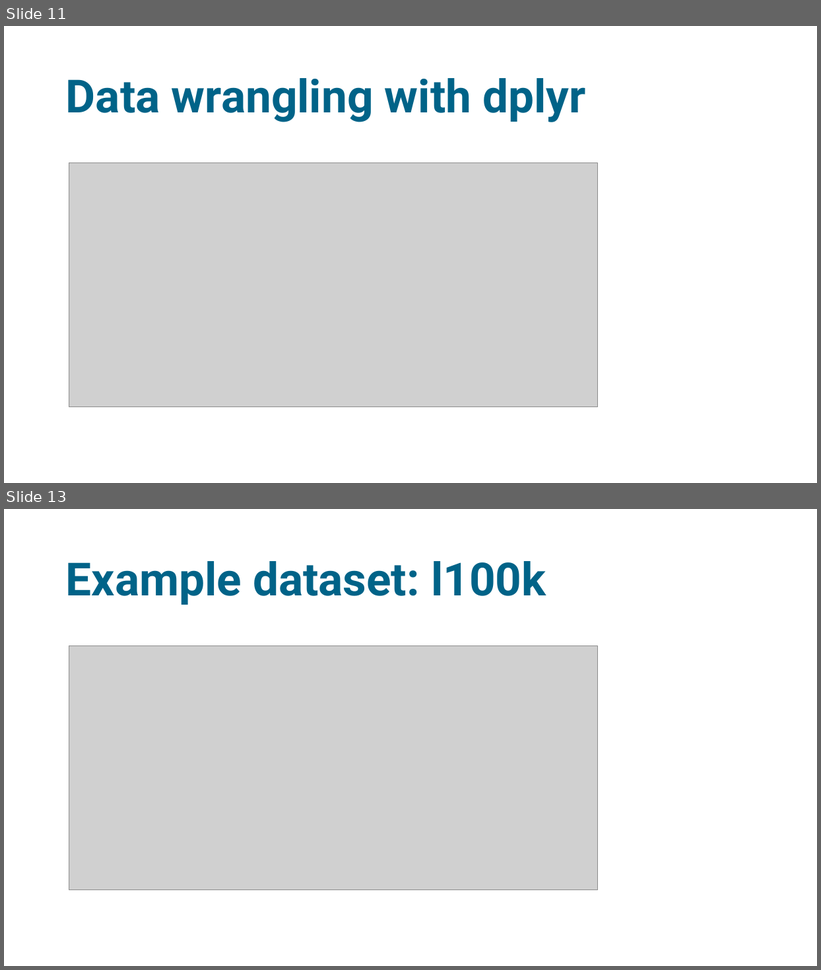
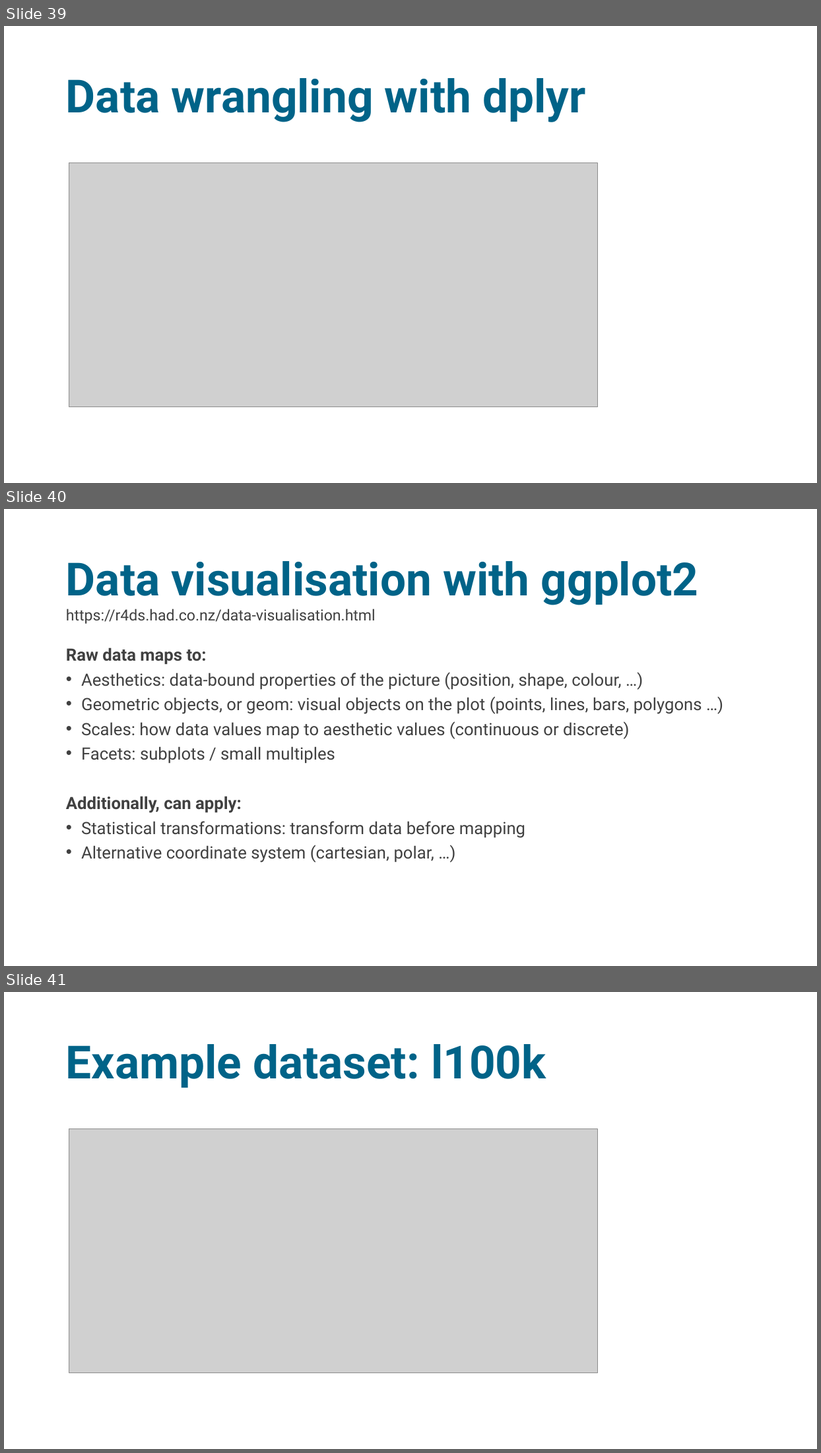
Before and after one commit to sodascience/workshop_causal_impact_assessment, a slide deck: lectures/01_introduction/intro_1.pptx. Shown one above the other, each under a label of ours: slides 11 and 13 before the commit, slides 39, 40 and 41 after it; the slides between them are not shown. The pictures are 821x970 and 821x1453 pixels, drawn with LibreOffice and Linux fonts; fonts in the diff are those of the drawing; grey boxes stand for pictures. Boxes give left, top, right and bottom in pixels: in the first picture for what was removed or moved away, otherwise in the second. Text is boxed around its words. In the diff, an @@ line names an element or a change of style, - is before the commit and + after.

```diff
--- a/lectures/01_introduction/intro_1.pptx
+++ b/lectures/01_introduction/intro_1.pptx
@@ slide 40 added at (4,509,817,966), background #FFFFFF @@
@@ title added at (66,561,699,605), 54 pt, text #006388, bold @@
+Data visualisation with ggplot2
@@ text added at (66,609,376,624), 18 pt, text #404040 @@
+https://r4ds.had.co.nz/data-visualisation.html
@@ text added at (66,648,702,863), 20 pt, text #404040 @@
+Raw data maps to:
+• Aesthetics: data-bound properties of the picture (position, shape, colour, …)
+• Geometric objects, or geom: visual objects on the plot (points, lines, bars, polygons …)
+• Scales: how data values map to aesthetic values (continuous or discrete)
+• Facets: subplots / small multiples
+Additionally, can apply:
+• Statistical transformations: transform data before mapping
+• Alternative coordinate system (cartesian, polar, …)
@@ what was slide 11 is now slide 39 @@
@@ what was slide 13 is now slide 41 @@
```
Also in this commit, not shown: 5 slides changed, 31 other slides added, 4 slides removed, 4 other files.
